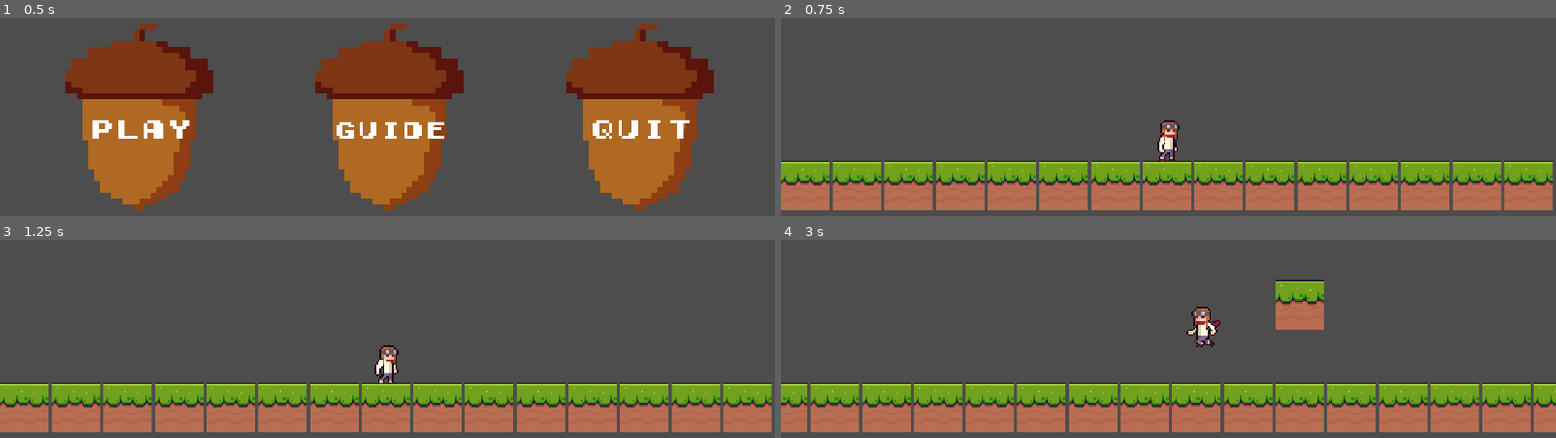
Above: before the commit, frames 1-4 (two rows, left to right).
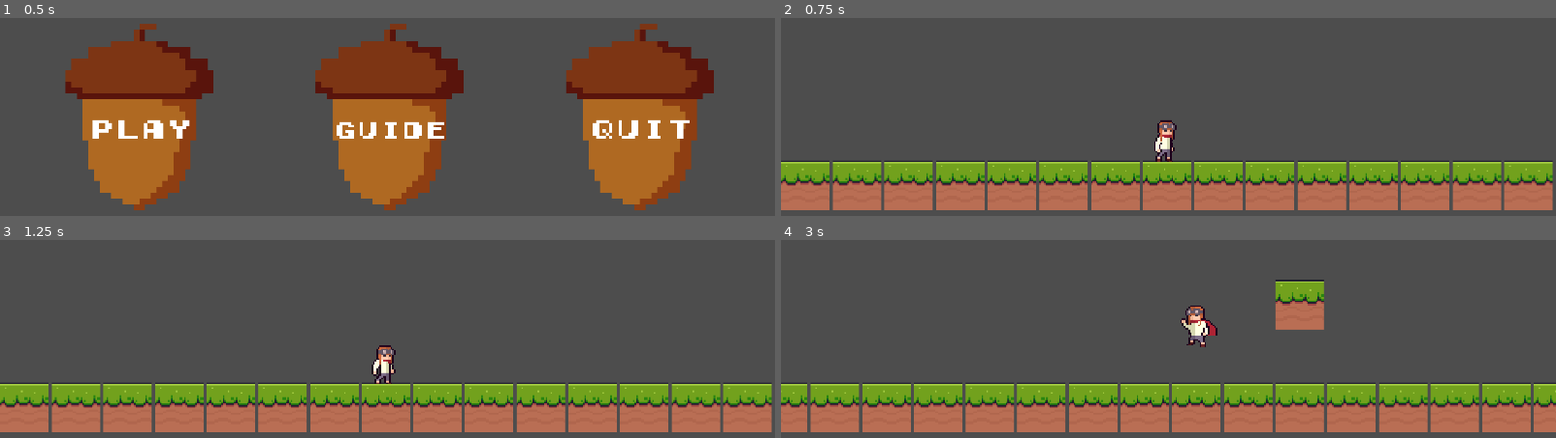
Above: after the commit, the same moments.

Repository: NathanFeldmeyer/GameJamDoubleTake
Game: Godot game, scene res://scenes/menu.tscn
Same seed, same stepped clock (60 frames per second), same inputs: the game is played once before the commit and once after it.
Inputs:
- Up to frame 1 (0.5 s): no input
- Up to frame 2 (0.75 s): click "PLAY" at 0.5 s
- Up to frame 3 (1.25 s): no input
- Up to frame 4 (3 s): hold W (jump) 1.28-2.03 s; hold D (move_right) 1.28-2.78 s; tap W (jump) at 2.1, 2.27, 2.57 s; hold A (move_left) from 2.78 s (still down); hold W (jump) from 2.78 s (still down)

Frame 1 is identical in both runs. In frame 2, 0.4% of the frame differs, in the area x 48-52%, y 51-73%; in frame 3, 0.4%; in frame 4, 0.6%, in the area x 51-57%, y 33-55%.

Commit message:
jump animation

Diff:
--- a/scenes/player.tscn
+++ b/scenes/player.tscn
@@ -6,7 +6,14 @@
 [ext_resource type="Texture2D" uid="uid://devco0j3uouwp" path="res://assets/idle/idle animation3.png" id="5_2a44n"]
 [ext_resource type="Texture2D" uid="uid://b1ww1ixb0aq1s" path="res://assets/idle/idle animation4.png" id="6_5cu3q"]
 [ext_resource type="Texture2D" uid="uid://brqfcabiwipua" path="res://assets/idle/idle animation6.png" id="7_q7abn"]
+[ext_resource type="Texture2D" uid="uid://c6wygvunnxo64" path="res://assets/jumpfull/jump_full1.png" id="8_e0agw"]
 [ext_resource type="Texture2D" uid="uid://b40fka7kd0p5s" path="res://assets/idle/idle animation5.png" id="8_kli1q"]
+[ext_resource type="Texture2D" uid="uid://cuygs4mnyjgg1" path="res://assets/jumpfull/jump_full4.png" id="11_jtrqv"]
+[ext_resource type="Texture2D" uid="uid://cqrwecshtv8ee" path="res://assets/jumpfull/jump_full5.png" id="12_hpu14"]
+[ext_resource type="Texture2D" uid="uid://y3logowomeme" path="res://assets/jumpfull/jump_full8.png" id="12_ic5cd"]
+[ext_resource type="Texture2D" uid="uid://0yar1xdnofvm" path="res://assets/jumpfull/jump_full9.png" id="13_04tb5"]
+[ext_resource type="Texture2D" uid="uid://d0mjouqekv4np" path="res://assets/jumpfull/jump_full6.png" id="13_30cns"]
+[ext_resource type="Texture2D" uid="uid://ugsrsk5vbr1" path="res://assets/jumpfull/jump_full10.png" id="14_nwnl5"]
 
 [sub_resource type="AtlasTexture" id="AtlasTexture_yd0tt"]
 atlas = ExtResource("3_qwbad")
@@ -90,6 +97,46 @@
 "loop": true,
 "name": &"Run",
 "speed": 10.0
+}, {
+"frames": [{
+"duration": 1.0,
+"texture": ExtResource("8_e0agw")
+}, {
+"duration": 1.0,
+"texture": ExtResource("11_jtrqv")
+}, {
+"duration": 1.0,
+"texture": ExtResource("12_hpu14")
+}, {
+"duration": 1.0,
+"texture": ExtResource("13_30cns")
+}, {
+"duration": 1.0,
+"texture": ExtResource("12_hpu14")
+}, {
+"duration": 1.0,
+"texture": ExtResource("13_04tb5")
+}, {
+"duration": 1.0,
+"texture": ExtResource("14_nwnl5")
+}],
+"loop": false,
+"name": &"jump",
+"speed": 10.0
+}, {
+"frames": [{
+"duration": 1.0,
+"texture": ExtResource("12_ic5cd")
+}, {
+"duration": 1.0,
+"texture": ExtResource("13_04tb5")
+}, {
+"duration": 1.0,
+"texture": ExtResource("14_nwnl5")
+}],
+"loop": false,
+"name": &"jump end",
+"speed": 5.0
 }]
 
 [sub_resource type="RectangleShape2D" id="1"]
@@ -99,9 +146,10 @@
 script = ExtResource("2")
 
 [node name="AnimatedSprite2D" type="AnimatedSprite2D" parent="."]
+position = Vector2(-14, -14)
 sprite_frames = SubResource("SpriteFrames_eqbt5")
-animation = &"Idle"
-autoplay = "Idle"
+animation = &"jump"
+centered = false
 
 [node name="CollisionShape2D" type="CollisionShape2D" parent="."]
 position = Vector2(-1, 0)
--- a/scripts/player_controller.gd
+++ b/scripts/player_controller.gd
@@ -6,6 +6,8 @@
 @export var JUMP_FORCE: int = 250
 @export var GRAVITY: int = 900
 var is_moving: bool = false
+var was_in_air : bool = false
+var animation_lock: bool = false
 
 func _ready():
 	anim.play("Idle")  # Start with the "Idle" animation
@@ -21,14 +23,17 @@
 		if !is_moving:
 			is_moving = true
 			anim.play("Run")
+
 	else:
 		if is_moving:
 			is_moving = false
 			anim.play("Idle")
 
+
 	if Input.is_action_pressed("jump"):
 		if (is_on_floor()):
-			velocity.y -= JUMP_FORCE
+			jump()
+
 
 	# gravity
 	velocity.y += GRAVITY * delta
@@ -37,6 +42,7 @@
 	move_and_slide()
 
 func _physics_process(delta):
+
 	get_input(delta)
 
 	var direction = Input.get_axis("move_left", "move_right")
@@ -46,3 +52,12 @@
 		anim.flip_h = false
 	elif direction == -1:
 		anim.flip_h = true
+
+func jump():
+	velocity.y -= JUMP_FORCE
+	anim.play("jump")
+	animation_lock = true
+
+
+#func land():
+		#anim.play("jump end")
Binary file added: assets/jumpfull/jump_full1.png
Not shown, added: assets/jumpfull/jump_full1.png.import
Binary file added: assets/jumpfull/jump_full10.png
Not shown, added: assets/jumpfull/jump_full10.png.import
Binary file added: assets/jumpfull/jump_full2.png
Not shown, added: assets/jumpfull/jump_full2.png.import
Binary file added: assets/jumpfull/jump_full3.png
Not shown, added: assets/jumpfull/jump_full3.png.import
Binary file added: assets/jumpfull/jump_full4.png
Not shown, added: assets/jumpfull/jump_full4.png.import
Binary file added: assets/jumpfull/jump_full5.png
Not shown, added: assets/jumpfull/jump_full5.png.import
(and 9 more such lines)
